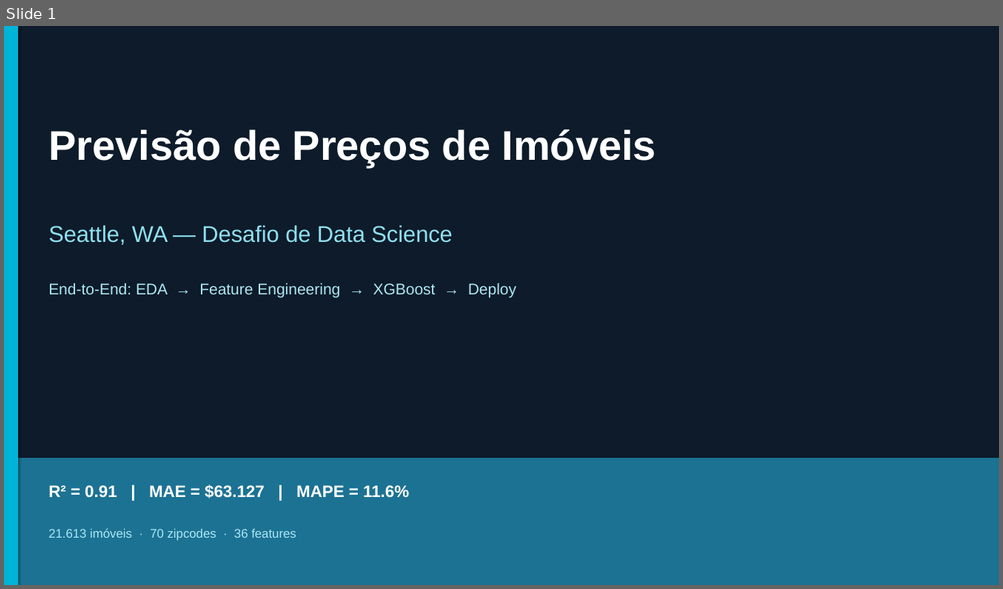
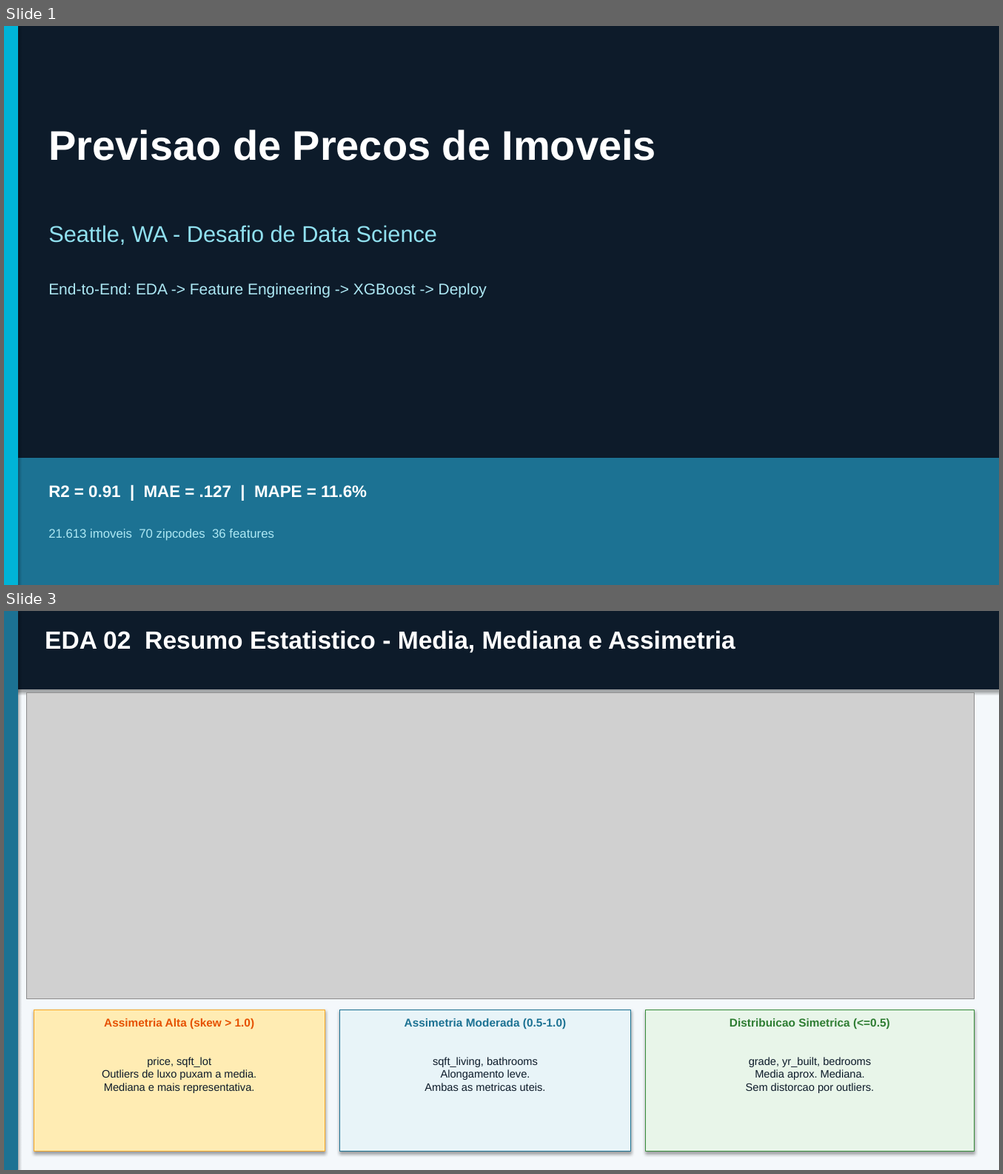
Before and after one commit to rogerestatistico/HOUSE_PRICE_PREDICTION, a slide deck: presentation_house_price.pptx. Shown one above the other, each under a label of ours: slide 1 before the commit, slides 1 and 3 after it; the slides between them are not shown. The pictures are 1003x589 and 1003x1174 pixels, drawn with LibreOffice and Linux fonts; fonts in the diff are those of the drawing; grey boxes stand for pictures. Boxes give left, top, right and bottom in pixels: in the first picture for what was removed or moved away, otherwise in the second. Text is boxed around its words. In the diff, an @@ line names an element or a change of style, - is before the commit and + after.

```diff
--- a/presentation_house_price.pptx
+++ b/presentation_house_price.pptx
@@ slide 3 added at [4,611,999,1170], background #F4F8FB @@
@@ rectangle added at [4,611,999,689], fill #0D1B2A, outline #0D1B2A 0.75 pt @@
@@ rectangle added at [4,611,17,1170], fill #1C7293, outline #1C7293 0.75 pt @@
@@ text added at [45,630,735,653], 24 pt, text #FFFFFF, bold @@
+EDA 02 Resumo Estatistico - Media, Mediana e Assimetria
@@ picture added at [26,693,974,999] @@
@@ rectangle added at [34,1010,325,1152], fill #FFECB3, outline #F9A825 0.75 pt @@
@@ rectangle added at [340,1010,631,1152], fill #E8F4F8, outline #1C7293 0.75 pt @@
@@ rectangle added at [646,1010,974,1152], fill #E8F5E9, outline #388E3C 0.75 pt @@
@@ text added at [104,1019,255,1029], 11 pt, text #E65100, bold @@
+Assimetria Alta (skew > 1.0)
@@ text added at [404,1019,566,1029], 11 pt, text #1C7293, bold @@
+Assimetria Moderada (0.5-1.0)
@@ text added at [729,1019,890,1029], 11 pt, text #2E7D32, bold @@
+Distribuicao Simetrica (<=0.5)
@@ text added at [102,1057,256,1093], 10.5 pt, text #0D1B2A @@
+price, sqft_lot
+Outliers de luxo puxam a media.
+Mediana e mais representativa.
@@ text added at [424,1057,546,1091], 10.5 pt, text #0D1B2A @@
+sqft_living, bathrooms
+Alongamento leve.
+Ambas as metricas uteis.
@@ text added at [745,1057,874,1093], 10.5 pt, text #0D1B2A @@
+grade, yr_built, bedrooms
+Media aprox. Mediana.
+Sem distorcao por outliers.
@@ slide 1 changed as well @@
@@ text at [48,130,656,161]: text changed @@
-Previsão de Preços de Imóveis
+Previsao de Precos de Imoveis
@@ text at [48,225,437,245]: text changed @@
-Seattle, WA — Desafio de Data Science
+Seattle, WA - Desafio de Data Science
@@ text at [48,283,486,298]: text changed @@
-End-to-End: EDA → Feature Engineering → XGBoost → Deploy
+End-to-End: EDA -> Feature Engineering -> XGBoost -> Deploy
@@ text at [48,486,367,498]: text changed @@
-R² = 0.91 | MAE = $63.127 | MAPE = 11.6%
+R2 = 0.91 | MAE = .127 | MAPE = 11.6%
@@ text at [48,529,274,541]: text changed @@
-21.613 imóveis · 70 zipcodes · 36 features
+21.613 imoveis 70 zipcodes 36 features
```
Also in this commit, not shown: 11 other slides changed, 4 other slides added, 8 slides removed.
